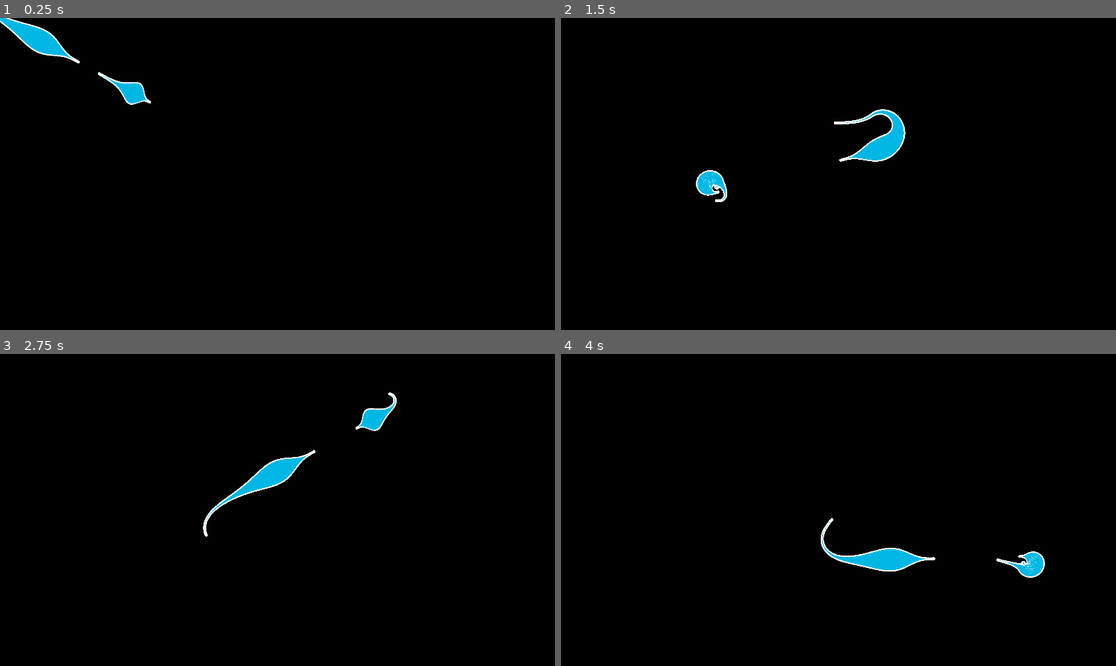
Above: before the commit, frames 1-4 (two rows, left to right).
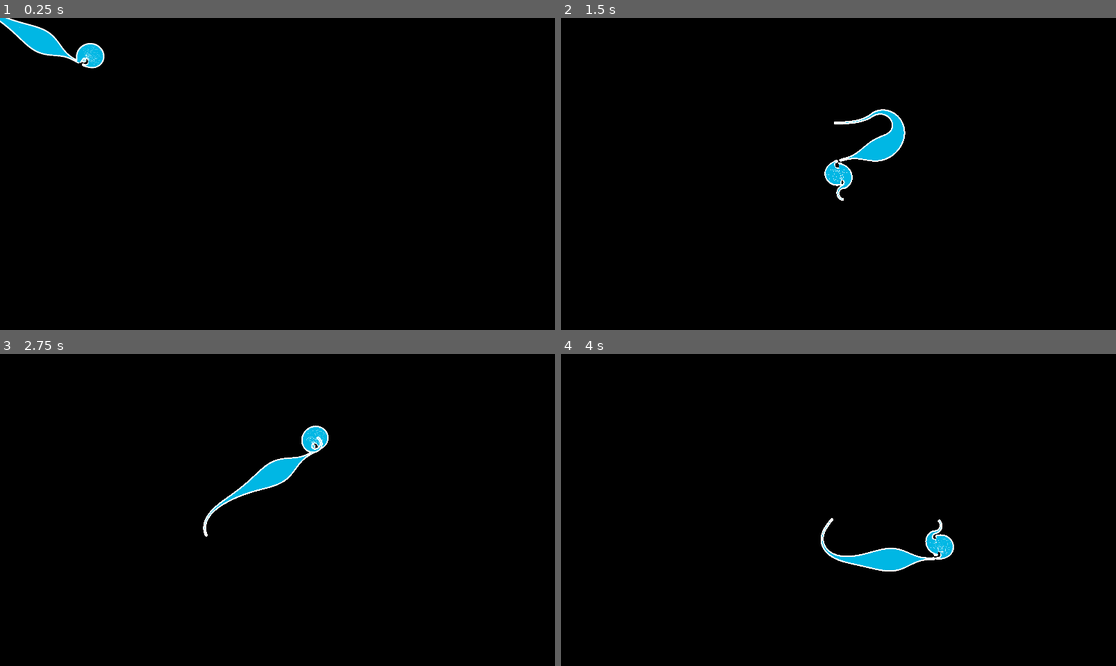
Above: after the commit, the same moments.

Repository: weedleeedle/worm-game
Game: Godot game, scene res://scene/main_scene/main_scene.tscn
Same seed, same stepped clock (60 frames per second), same inputs: the game is played once before the commit and once after it.
Inputs (mouse positions are in pixels of both pictures, inside the frame that each line leads up to):
- Up to frame 1 (0.25 s): no input
- Up to frame 2 (1.5 s): move the mouse to (960, 158) at 0.52 s; move the mouse to (727, 189) at 1.27 s
- Up to frame 3 (2.75 s): move the mouse to (333, 441) at 2.02 s
- Up to frame 4 (4 s): move the mouse to (810, 572) at 2.77 s; move the mouse to (1005, 556) at 3.52 s

The runs differ from the first frame. In frame 1, 0.7% of the frame differs, in the area x 13-28%, y 8-28%; in frame 2, 0.7%; in frame 3, 0.7%; in frame 4, 0.7%, in the area x 65-88%, y 53-72%.

Commit message:
Added RemoteTransform to force child head to be positioned at the location of the accessory root.

Diff:
--- a/src/accessories/sub_body_accessory.gd
+++ b/src/accessories/sub_body_accessory.gd
@@ -20,4 +20,12 @@
 	var body: Body = BodyFactory.create_body(body_iterator, constraint, accessories)
 	body.render_set = render_set
 	accessory_model.add_child(body)
+	# As a precaution, force the head to adopt the transform of the main body segment it's attached to.
+	# I'm actually shocked this worked lmao
+	var remote_transform: RemoteTransform2D = RemoteTransform2D.new()
+	accessory_model.add_child(remote_transform)
+	# Attach the remote transform to the path when the body gets added to the scene
+	body.get_head().tree_entered.connect(func ():
+		remote_transform.remote_path = body.get_head().get_path()
+	)
 	return accessory_model
